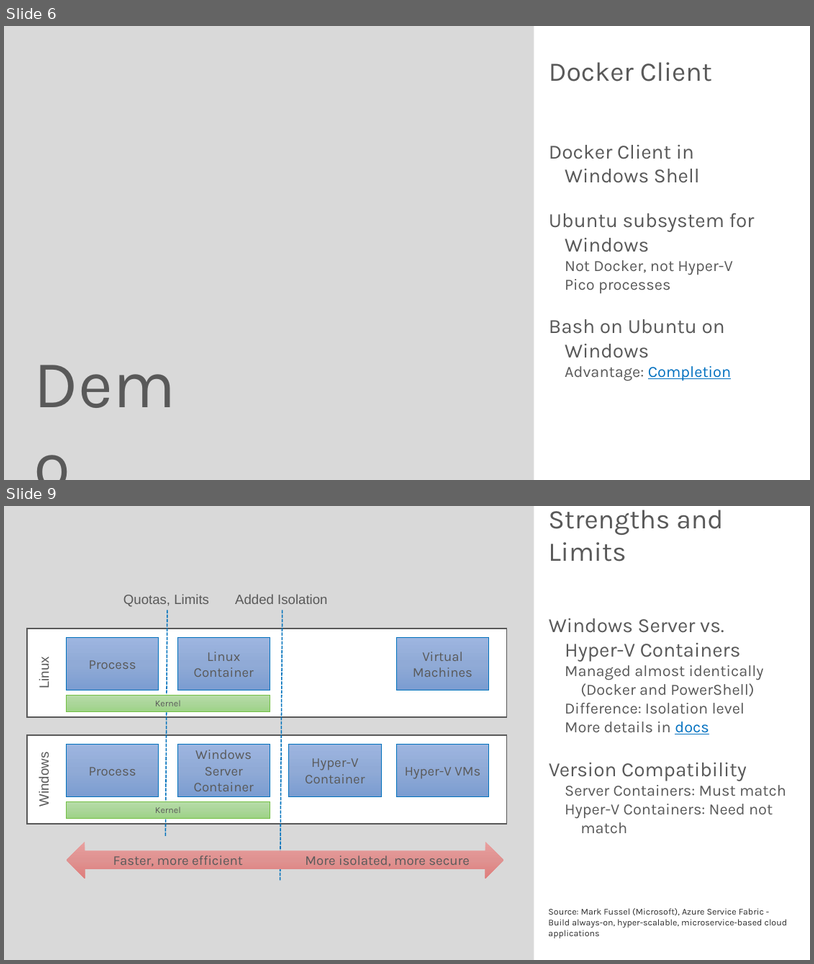
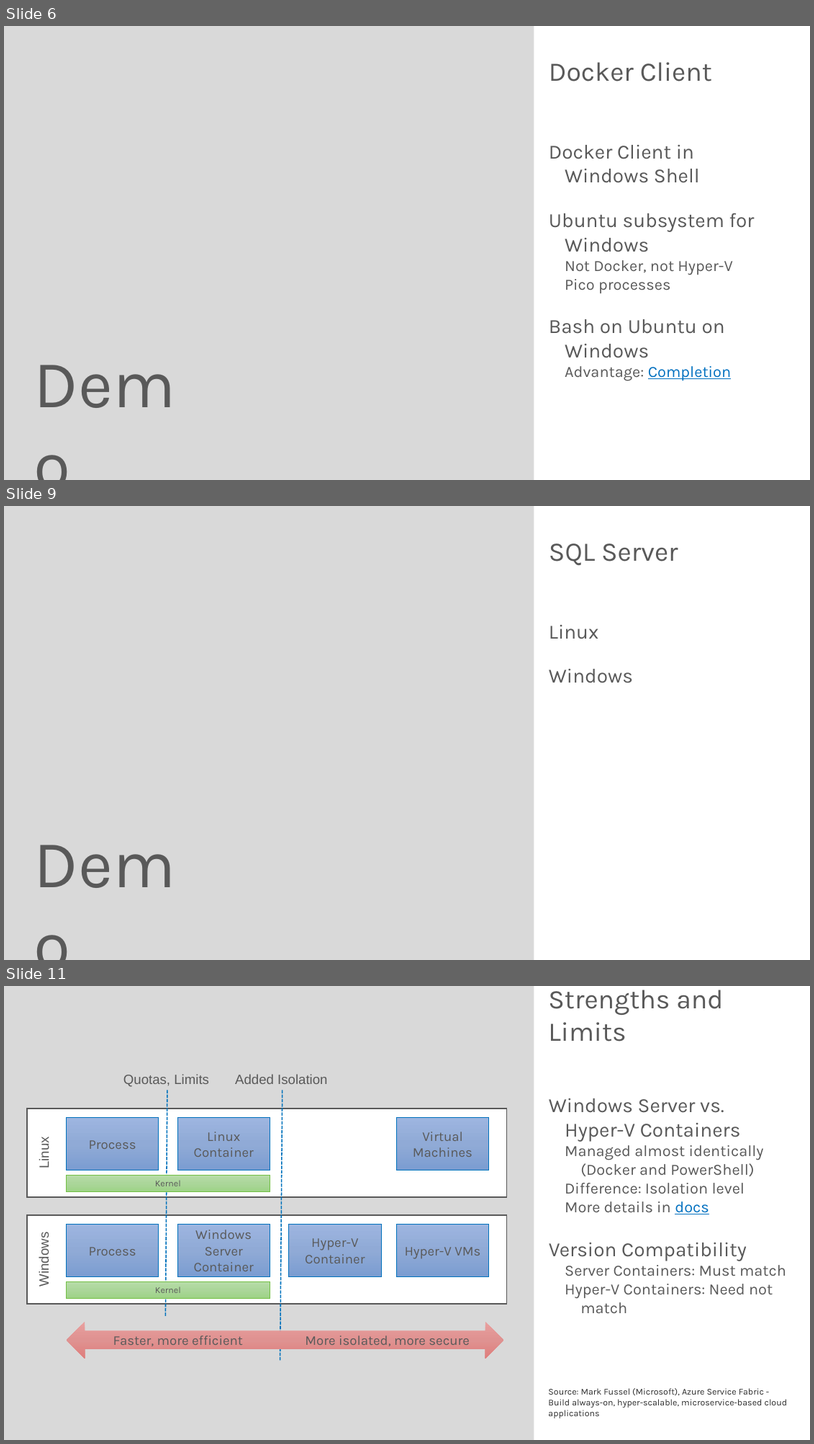
Before and after one commit to rstropek/DockerVS2015Intro, a slide deck: slides/Containers-Microsoft-Universe.pptx. Shown one above the other, each under a label of ours: slides 6 and 9 before the commit, slides 6, 9 and 11 after it; the slides between them are not shown. The pictures are 814x964 and 814x1444 pixels, drawn with LibreOffice and Linux fonts; fonts in the diff are those of the drawing. Boxes give left, top, right and bottom in pixels: in the first picture for what was removed or moved away, otherwise in the second. Text is boxed around its words. In the diff, an @@ line names an element or a change of style, - is before the commit and + after.

```diff
--- a/slides/Containers-Microsoft-Universe.pptx
+++ b/slides/Containers-Microsoft-Universe.pptx
@@ slide 9 added at [4,506,810,960], background #FFFFFF; not listed: 2 template elements that a slide beside it also shows @@
@@ text added at [549,543,679,565], 24 pt, text #595959 @@
+SQL Server
@@ text added at [549,625,633,683], 18 pt, text #595959 @@
+Linux
+Windows
@@ what was slide 9 is now slide 11 @@
```
Also in this commit, not shown: 3 other slides added, 1 other file.
